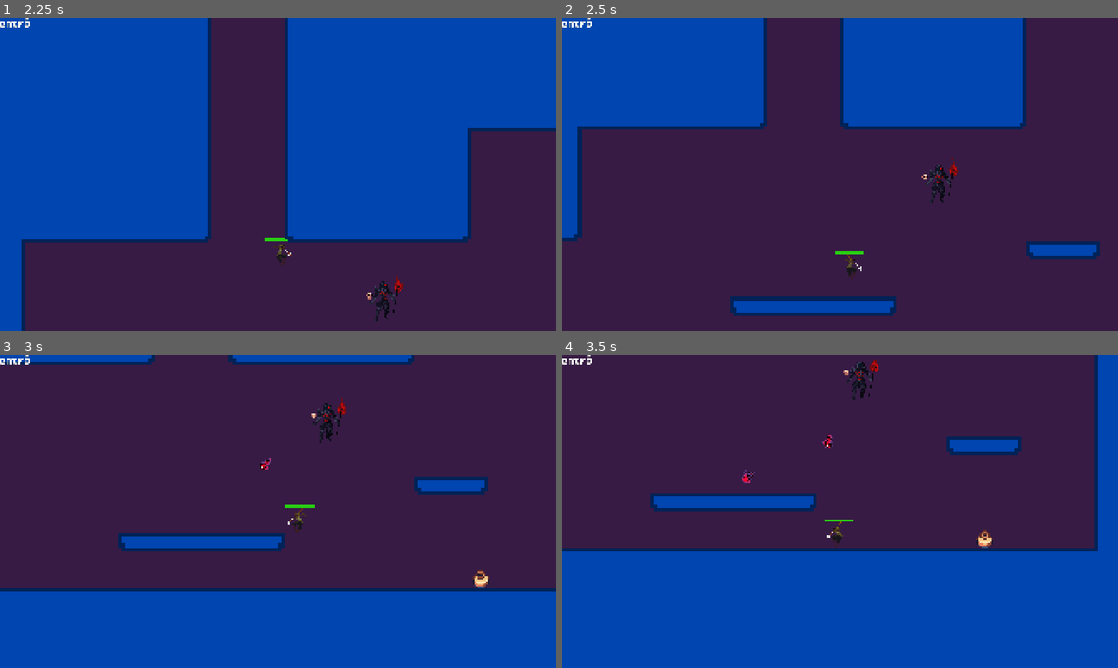
Above: before the commit, frames 1-4 (two rows, left to right).
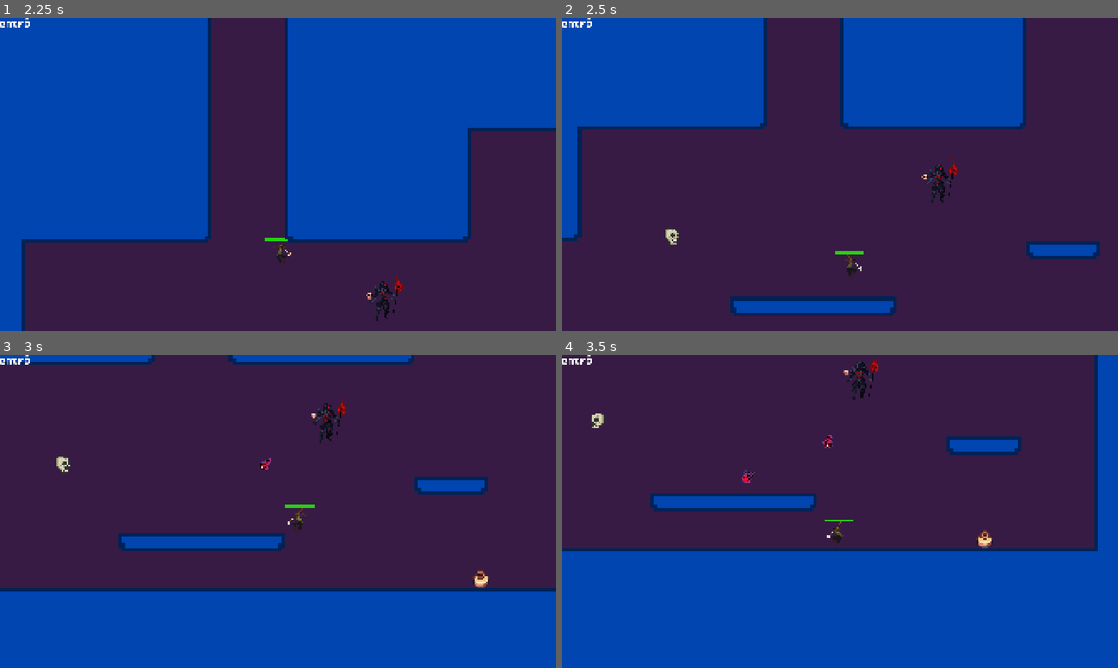
Above: after the commit, the same moments.

Repository: LastMarraketa/ChargerFeat
Game: Godot game, scene res://ui/main_menu.tscn
Two runs of this game, one before a commit and one after it. Both use one fixed random seed, a clock stepped at 60 frames per second and the inputs below. The engine's default icon, where the game draws it, is replaced by a stand-in: a white triangle on a blue panel in a dark square.
Inputs (mouse positions are in pixels of both pictures, inside the frame that each line leads up to):
- Up to frame 1 (2.25 s): click "Play Demo" at 0.5 s; move the mouse to (400, 158) at 1.27 s; press the mouse at (400, 158) at 1.28 s; hold D (move_right) from 1.28 s (still down); tap Space (jump) at 1.52 s; move the mouse to (166, 190) at 2.02 s; release the mouse at (166, 190) at 2.03 s; tap Q (fire) at 2.1 s
- Up to frame 2 (2.5 s): keep holding D (move_right); tap Space (jump) at 2.27 s
- Up to frame 3 (3 s): move the mouse to (333, 442) at 2.77 s; release D (move_right) at 2.78 s; hold A (move_left) from 2.78 s (still down); tap T (move_toward) at 2.85 s
- Up to frame 4 (3.5 s): keep holding A (move_left)

Frame 1 is identical in both runs. In frame 2, less than 0.1% of the frame differs, in the area x 18-21%, y 67-73%; in frame 3, less than 0.1%; in frame 4, less than 0.1%.

Commit message:
enemigo que persigue a jugador

Diff:
--- /dev/null
+++ b/enemies/flying_mini.gd
@@ -0,0 +1,98 @@
+extends CharacterBody2D
+
+
+@export var move_speed = 120.0
+@export var accel = 8.0
+@export var patrol_radius = 60.0
+@export var patrol_speed = 50.0
+
+enum State {PATROL, CHASE}
+var state: State = State.PATROL
+
+var player: Node2D = null
+var patrol_origin: Vector2
+var patrol_target: Vector2
+
+@onready var nav_agent: NavigationAgent2D = $NavigationAgent2D
+@onready var detect_area: Area2D = $DetectionArea
+@onready var pivot: Node2D = $Pivot
+@onready var sprite: AnimatedSprite2D = $Pivot/AnimatedSprite2D
+@onready var health_component: HealthComponent = $HealthComponent
+@onready var hitbox: HitboxComponent = $HitboxComponent
+
+func _ready() -> void:
+	patrol_origin = global_position
+	_pick_patrol_target()
+
+	nav_agent.path_desired_distance = 8.0
+	nav_agent.target_desired_distance = 16.0
+
+	detect_area.body_entered.connect(_on_body_entered)
+	detect_area.body_exited.connect(_on_body_exited)
+
+	health_component.died.connect(_on_enemy_died)
+	sprite.play("default")
+
+func _physics_process(delta: float) -> void:
+	match state:
+		State.PATROL:
+			_do_patrol(delta)
+		State.CHASE:
+			_do_chase(delta)
+
+	if velocity.x != 0:
+		sprite.flip_h = velocity.x < 0
+
+func _do_patrol(delta: float) -> void:
+	nav_agent.target_position = patrol_target
+
+	if nav_agent.is_navigation_finished():
+		_pick_patrol_target()
+		return
+
+	var next_pos: Vector2 = nav_agent.get_next_path_position()
+	var direction: Vector2 = (next_pos - global_position).normalized()
+	velocity = velocity.lerp(direction * patrol_speed, accel * delta)
+	move_and_slide()
+
+func _pick_patrol_target() -> void:
+	var angle: float = randf_range(0.0, TAU)
+	var radius: float = randf_range(patrol_radius * 0.3, patrol_radius)
+	patrol_target = patrol_origin + Vector2(cos(angle), sin(angle)) * radius
+
+func _do_chase(delta: float) -> void:
+	if not is_instance_valid(player):
+		_enter_patrol()
+		return
+
+	nav_agent.target_position = player.global_position
+
+	if nav_agent.is_navigation_finished():
+		return
+
+	var next_pos: Vector2 = nav_agent.get_next_path_position()
+	var direction: Vector2 = (next_pos - global_position).normalized()
+	velocity = velocity.lerp(direction * move_speed, accel * delta)
+	move_and_slide()
+
+func _enter_chase(target: Node2D) -> void:
+	player = target
+	state = State.CHASE
+
+func _enter_patrol() -> void:
+	player = null
+	state = State.PATROL
+	patrol_origin = global_position
+	_pick_patrol_target()
+
+func _on_body_entered(body: Node2D) -> void:
+	if body is Player:
+		_enter_chase(body)
+
+func _on_body_exited(body: Node2D) -> void:
+	if body is Player:
+		_enter_patrol()
+
+func _on_enemy_died() -> void:
+	queue_free()
+	Debug.log("murió enemigo :D")
--- /dev/null
+++ b/enemies/flying_mini.tscn
@@ -0,0 +1,103 @@
+[gd_scene format=3 uid="uid://b5mt6n1jpiuxm"]
+
+[ext_resource type="Script" uid="uid://bng1gwg0xgpto" path="res://components/hitbox_component.gd" id="1_gbpfu"]
+[ext_resource type="Script" uid="uid://bnc56xf4y7l4n" path="res://enemies/flying_mini.gd" id="1_vhu85"]
+[ext_resource type="Texture2D" uid="uid://cqmpam1ycetun" path="res://assets/sprites/Pixel Monsters Free Pack/Evil Skull/Skull Idle Pose.png" id="2_781kj"]
+[ext_resource type="Script" uid="uid://d26yj0mh06tpn" path="res://components/hurtbox_component.gd" id="4_xnbbx"]
+[ext_resource type="Script" uid="uid://blnpvqimev7d0" path="res://components/health_component.gd" id="5_ei38e"]
+
+[sub_resource type="AtlasTexture" id="AtlasTexture_bxw24"]
+atlas = ExtResource("2_781kj")
+region = Rect2(0, 0, 92, 92)
+
+[sub_resource type="AtlasTexture" id="AtlasTexture_mflnh"]
+atlas = ExtResource("2_781kj")
+region = Rect2(92, 0, 92, 92)
+
+[sub_resource type="AtlasTexture" id="AtlasTexture_nriw4"]
+atlas = ExtResource("2_781kj")
+region = Rect2(184, 0, 92, 92)
+
+[sub_resource type="AtlasTexture" id="AtlasTexture_6hcpk"]
+atlas = ExtResource("2_781kj")
+region = Rect2(276, 0, 92, 92)
+
+[sub_resource type="SpriteFrames" id="SpriteFrames_wkpqn"]
+animations = [{
+"frames": [{
+"duration": 1.0,
+"texture": SubResource("AtlasTexture_bxw24")
+}, {
+"duration": 1.0,
+"texture": SubResource("AtlasTexture_mflnh")
+}, {
+"duration": 1.0,
+"texture": SubResource("AtlasTexture_nriw4")
+}, {
+"duration": 1.0,
+"texture": SubResource("AtlasTexture_6hcpk")
+}],
+"loop": true,
+"name": &"default",
+"speed": 5.0
+}]
+
+[sub_resource type="CircleShape2D" id="CircleShape2D_wg47x"]
+radius = 6.0
+
+[sub_resource type="CapsuleShape2D" id="CapsuleShape2D_t8y5e"]
+height = 24.0
+
+[sub_resource type="CapsuleShape2D" id="CapsuleShape2D_h4ott"]
+radius = 14.0
+height = 32.0
+
+[sub_resource type="CircleShape2D" id="CircleShape2D_3divn"]
+radius = 450.0
+
+[node name="FlyingMini" type="CharacterBody2D" unique_id=960461749]
+script = ExtResource("1_vhu85")
+
+[node name="Pivot" type="Node2D" parent="." unique_id=372572591]
+
+[node name="AnimatedSprite2D" type="AnimatedSprite2D" parent="Pivot" unique_id=668297667]
+position = Vector2(0, 1)
+scale = Vector2(2, 2)
+sprite_frames = SubResource("SpriteFrames_wkpqn")
+frame_progress = 0.2241325
+
+[node name="CollisionShape2D" type="CollisionShape2D" parent="." unique_id=1647098013]
+shape = SubResource("CircleShape2D_wg47x")
+
+[node name="HitboxComponent" type="Area2D" parent="." unique_id=1230931413]
+collision_layer = 2
+collision_mask = 0
+script = ExtResource("1_gbpfu")
+metadata/_custom_type_script = "uid://bng1gwg0xgpto"
+
+[node name="CollisionShape2D" type="CollisionShape2D" parent="HitboxComponent" unique_id=1573866389]
+shape = SubResource("CapsuleShape2D_t8y5e")
+
+[node name="HurtboxComponent" type="Area2D" parent="." unique_id=653748917 node_paths=PackedStringArray("health_component")]
+collision_layer = 0
+collision_mask = 32
+script = ExtResource("4_xnbbx")
+health_component = NodePath("../HealthComponent")
+metadata/_custom_type_script = "uid://d26yj0mh06tpn"
+
+[node name="CollisionShape2D" type="CollisionShape2D" parent="HurtboxComponent" unique_id=1988443813]
+shape = SubResource("CapsuleShape2D_h4ott")
+
+[node name="HealthComponent" type="Node" parent="." unique_id=1203895693]
+script = ExtResource("5_ei38e")
+health = 5
+max_health = 5
+metadata/_custom_type_script = "uid://blnpvqimev7d0"
+
+[node name="NavigationAgent2D" type="NavigationAgent2D" parent="." unique_id=409798036]
+
+[node name="DetectionArea" type="Area2D" parent="." unique_id=917092953]
+collision_mask = 3
+
+[node name="CollisionShape2D" type="CollisionShape2D" parent="DetectionArea" unique_id=1670068844]
+shape = SubResource("CircleShape2D_3divn")
--- a/gameplay/goal.gd
+++ b/gameplay/goal.gd
@@ -2,10 +2,11 @@
 
 @export var sfx: AudioStream
 
+@onready var sprite: AnimatedSprite2D = $AnimatedSprite2D
 
 func _ready() -> void:
 	body_entered.connect(_on_body_entered)
-
+	sprite.play("default")
 
 func _on_body_entered(body: Node2D) -> void:
 	var player: Player = body as Player
--- a/levels/demo_level.tscn
+++ b/levels/demo_level.tscn
@@ -10,6 +10,15 @@
 [ext_resource type="PackedScene" uid="uid://bbg3tyfgxrujp" path="res://enemies/floor_enemy.tscn" id="9_rahni"]
 [ext_resource type="PackedScene" uid="uid://c8sc7b4ps28lp" path="res://enemies/shield_enemy.tscn" id="9_yy2pm"]
 [ext_resource type="PackedScene" uid="uid://ddst8obw4dd1u" path="res://enemies/enemigo_torreta.tscn" id="10_rahni"]
+[ext_resource type="PackedScene" uid="uid://b5mt6n1jpiuxm" path="res://enemies/flying_mini.tscn" id="11_lih0g"]
+
+[sub_resource type="NavigationPolygon" id="NavigationPolygon_677m7"]
+vertices = PackedVector2Array(1994, 2506, 2934, 2614, 374, 2614, 1398, 2506, 2934, 1869.9609, 2698, 2314, 2698, 2230, 2422, 2314, 1994, 2422, 906, 1867.4922, 2422, 2230, 906, 2250, 1398, 2422, -1134.0078, 3382, -1134.2422, 3018, -394, 3018, -394, 3082, -266, 3082, -266, 3146, 138, 2998, -118, 2998, -118, 2250, 374, 3382, 138, 3146)
+polygons = Array[PackedInt32Array]([PackedInt32Array(0, 1, 2, 3), PackedInt32Array(4, 1, 5, 6), PackedInt32Array(7, 5, 1, 0, 8), PackedInt32Array(9, 4, 6, 10), PackedInt32Array(11, 9, 10, 7, 8, 12), PackedInt32Array(13, 14, 15, 16), PackedInt32Array(16, 17, 18, 13), PackedInt32Array(19, 20, 21, 2), PackedInt32Array(11, 12, 3, 2, 21), PackedInt32Array(19, 2, 22, 23), PackedInt32Array(23, 22, 13, 18)])
+outlines = Array[PackedVector2Array]([PackedVector2Array(-1145, 1855, -1144, 3398, 3005, 3386, 2962, 1860)])
+parsed_geometry_type = 1
+source_geometry_mode = 1
+source_geometry_group_name = &"nav_group"
 
 [sub_resource type="TileSetAtlasSource" id="TileSetAtlasSource_on6n3"]
 resource_name = "Cave"
@@ -173,7 +182,10 @@
 scale = Vector2(4.942969, 4.986111)
 texture = ExtResource("1_rahni")
 
-[node name="Map" type="TileMapLayer" parent="." unique_id=1770529304]
+[node name="NavigationRegion2D" type="NavigationRegion2D" parent="." unique_id=335641947 groups=["nav_group"]]
+navigation_polygon = SubResource("NavigationPolygon_677m7")
+
+[node name="Map" type="TileMapLayer" parent="." unique_id=1770529304 groups=["nav_group"]]
 z_index = 1
 scale = Vector2(4, 4)
 tile_map_data = PackedByteArray("AAAHACsAAAABAAEAAAAHACoAAAABAAEAAAAKACsAAAABAAEAAAAKACoAAAABAAEAAAAKACkAAAABAAAAAAAJAC …(75776 unchanged characters)…
@@ -205,3 +217,6 @@
 
 [node name="Enemigo_Torreta" parent="." unique_id=223463695 instance=ExtResource("10_rahni")]
 position = Vector2(2135, 2044)
+
+[node name="FlyingMini" parent="." unique_id=960461749 instance=ExtResource("11_lih0g")]
+position = Vector2(1220, 2193)
Binary file added: assets/sprites/Pixel Monsters Free Pack/Animated GIF Previews/GIF Evil Head Poses.gif
Binary file added: assets/sprites/Pixel Monsters Free Pack/Animated GIF Previews/GIF Ghost Spear.gif
Binary file added: assets/sprites/Pixel Monsters Free Pack/Animated GIF Previews/GIF Ghost Sword.gif
Binary file added: assets/sprites/Pixel Monsters Free Pack/Animated GIF Previews/GIF Goblin Attacks v2.gif
Binary file added: assets/sprites/Pixel Monsters Free Pack/Animated GIF Previews/GIF Goblin walk and die.gif
Binary file added: assets/sprites/Pixel Monsters Free Pack/Animated GIF Previews/GIF Mosquito Idle.gif
Binary file added: assets/sprites/Pixel Monsters Free Pack/Animated GIF Previews/GIF Skull Attack.gif
Binary file added: assets/sprites/Pixel Monsters Free Pack/Animated GIF Previews/GIF Skull Dying.gif
Binary file added: assets/sprites/Pixel Monsters Free Pack/Armed Ghost/$Ghost Spear.png
Not shown, added: assets/sprites/Pixel Monsters Free Pack/Armed Ghost/$Ghost Spear.png.import
Binary file added: assets/sprites/Pixel Monsters Free Pack/Armed Ghost/$Ghost Sword.png
Not shown, added: assets/sprites/Pixel Monsters Free Pack/Armed Ghost/$Ghost Sword.png.import
(and 74 more such lines)
